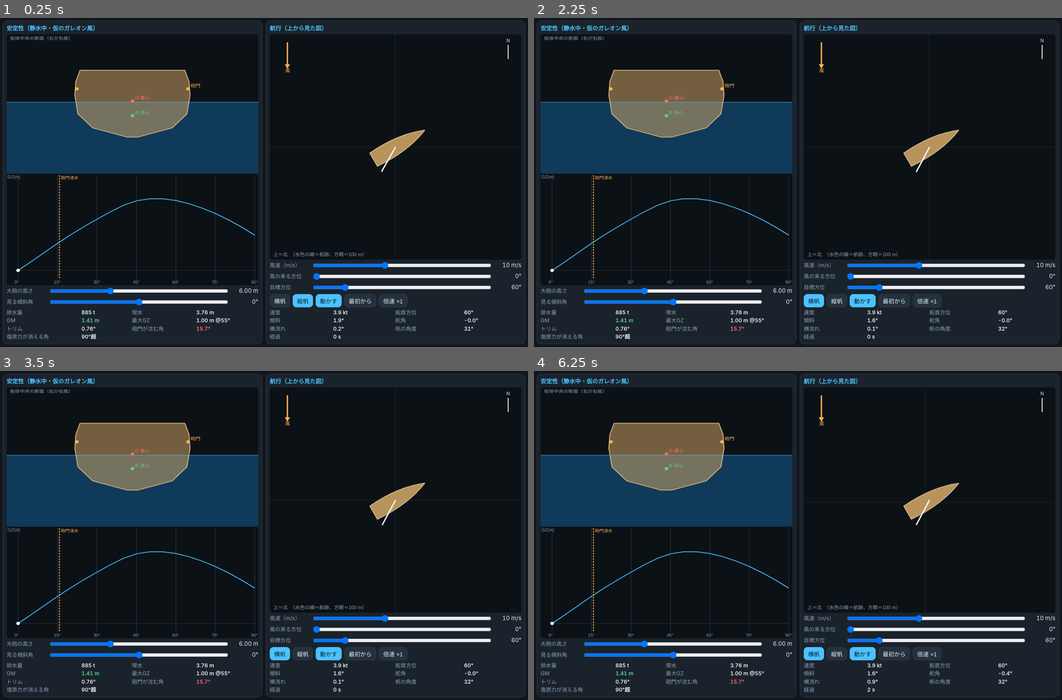
Above: before the commit, frames 1-4 (two rows, left to right).
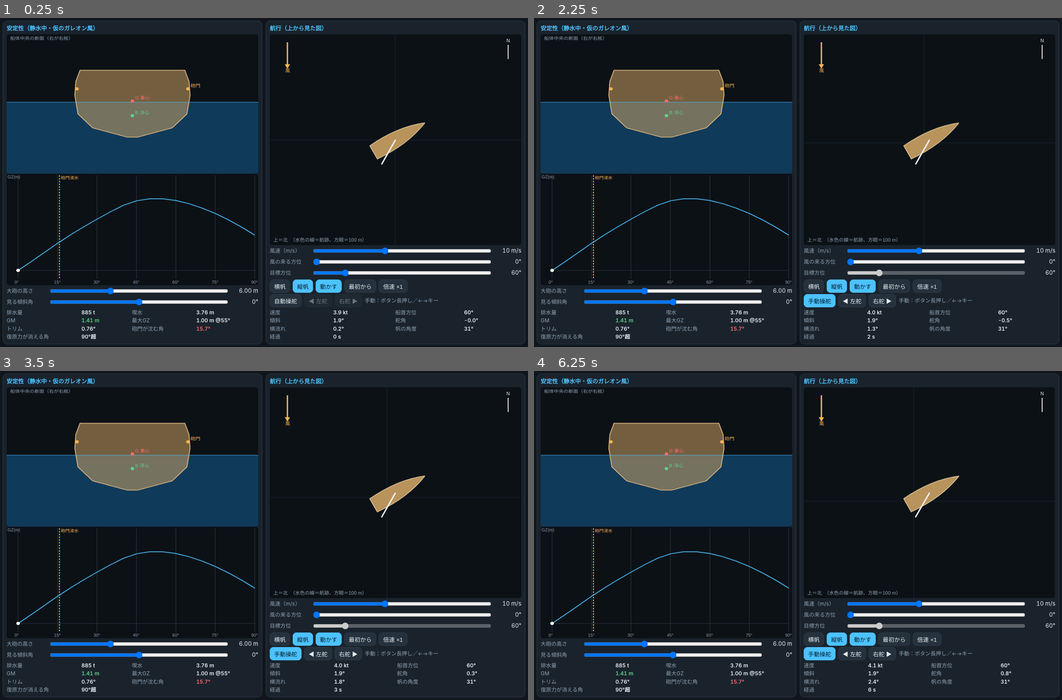
Above: after the commit, the same moments.

Repository: eitommkk1023-a11y/-history-simulation-game-restart
Game: browser game, page ship-viewer.html
Two runs of this game, one before a commit and one after it. Both use one fixed random seed, a clock stepped at 60 frames per second and the inputs below.
Inputs:
- Up to frame 1 (0.25 s): no input
- Up to frame 2 (2.25 s): hold Right 1.03-1.53 s; hold Down 1.58-1.85 s; hold Left from 1.9 s (still down); click "横帆" (after the commit: "自動操舵") at 2.02 s
- Up to frame 3 (3.5 s): release Left at 2.47 s; hold Right 2.52-3.18 s; tap A at 2.52 s; hold Left from 3.23 s (still down); click "最初から" (after the commit: "右舵 ▶") at 3.27 s
- Up to frame 4 (6.25 s): tap D at 3.52 s; release Left at 3.67 s; hold Down 3.72-4.05 s; hold Right 4.1-4.6 s; click "最初から" (after the commit: "右舵 ▶") at 4.52 s; hold Down 4.65-4.92 s; hold Left 4.97-5.53 s; hold Right from 5.58 s (still down)

The runs differ from the first frame. In frame 1, 4.0% of the frame differs, in the area x 51-99%, y 31-88%; in frame 2, 4.1%; in frame 3, 4.3%; in frame 4, 4.3%, in the area x 51-99%, y 4-98%.

Commit message:
Add manual helm controls to ship viewer
Co-Authored-By: Claude Sonnet 5.5 <noreply@anthropic.com>
Claude-Session: https://claude.ai/code/session_011WhVvyaFbTMQy7b9FjFXGU

Diff:
--- a/ship-viewer.html
+++ b/ship-viewer.html
@@ -18,6 +18,7 @@
 .stats{display:grid;grid-template-columns:repeat(4,auto);gap:2px 10px;margin-top:4px;font-size:12px}
 .stats span{color:var(--mu)}.stats b{font-weight:600;font-variant-numeric:tabular-nums}
 button{background:#25323d;color:var(--tx);border:1px solid var(--ln);border-radius:8px;padding:3px 9px;font-size:13px;min-height:30px}
+button:disabled{opacity:.4}
 button.on{background:var(--ac);color:#04202e;border-color:var(--ac)}
 .btns{display:flex;gap:6px;margin-top:3px;flex-wrap:wrap}
 .warn{color:var(--wn)}.bad{color:var(--bd)}.good{color:var(--ok)}
@@ -35,6 +36,7 @@
   <div class="row"><label>風の来る方位</label><input id="wd" type="range" min="0" max="359" step="1" value="0"><output id="wdO"></output></div>
   <div class="row"><label>目標方位</label><input id="hd" type="range" min="0" max="359" step="1" value="60"><output id="hdO"></output></div>
   <div class="btns"><button id="bSq">横帆</button><button id="bFa" class="on">縦帆</button><button id="bRun" class="on">動かす</button><button id="bRst">最初から</button><button id="bX2">倍速 ×1</button></div>
+  <div class="btns"><button id="bMan">自動操舵</button><button id="bL" disabled>◀ 左舵</button><button id="bR" disabled>右舵 ▶</button><span style="color:var(--mu);font-size:12px;align-self:center">手動：ボタン長押し／←→キー</span></div>
   <div class="stats" id="st2"></div>
  </section>
 </div>
@@ -916,7 +918,7 @@
 }
 
 // ---------- navigation panel ----------
-let vessel = null, sailType = 'foreAndAft', running = true, speedX = 1, trail = [];
+let manual = false, held = 0, vessel = null, sailType = 'foreAndAft', running = true, speedX = 1, trail = [];
 function resetVessel() {
   vessel = Ship.createVessel({ ship, analysis, rudder: { x: 0.5, areaM2: 6 }, sails: [{ id: 's', type: sailType, areaM2: 500, x: 21, zCe: 12 }] });
   vessel.state.psi = +$('hd').value * DEG; vessel.state.u = 2; trail = [];
@@ -952,7 +954,7 @@
 }
 function tick(now) {
   const dt = Math.min((now - last) / 1000, 0.1); last = now;
-  if (running) { acc += dt * speedX; let n = 0; while (acc >= 0.1 && n++ < 40) { acc -= 0.1; if (frame++ % 10 === 0) vessel.autoTrim(env()); vessel.steerTowards(+$('hd').value); ves …(136 unchanged characters)…
+  if (running) { acc += dt * speedX; let n = 0; while (acc >= 0.1 && n++ < 40) { acc -= 0.1; if (frame++ % 10 === 0) vessel.autoTrim(env()); if (manual) vessel.setRudder(held * 25); else vessel.steerTowards(+$('hd').value); ves …(136 unchanged characters)…
   drawNav(); requestAnimationFrame(tick);
 }
 // ---------- wiring ----------
@@ -964,6 +966,11 @@
 $('bRun').onclick = () => { running = !running; $('bRun').classList.toggle('on', running); $('bRun').textContent = running ? '動かす' : '止めた'; };
 $('bRst').onclick = resetVessel;
 $('bX2').onclick = () => { speedX = speedX === 1 ? 4 : speedX === 4 ? 10 : 1; $('bX2').textContent = '倍速 ×' + speedX; };
+const setManual = (m) => { manual = m; held = 0; $('bMan').classList.toggle('on', m); $('bMan').textContent = m ? '手動操舵' : '自動操舵'; $('bL').disabled = $('bR').disabled = !m; $('hd').disabled = m; };
+$('bMan').onclick = () => setManual(!manual);
+[['bL', -1], ['bR', 1]].forEach(([id, d]) => { const b = $(id); b.addEventListener('pointerdown', (e) => { e.preventDefault(); held = d; }); ['pointerup', 'pointerleave', 'pointercancel'].forEach((t) => b.addEventListener(t, () => { if (held === d) held = 0; })); });
+addEventListener('keydown', (e) => { if (!manual) return; if (e.key === 'ArrowLeft' || e.key === 'a') held = -1; if (e.key === 'ArrowRight' || e.key === 'd') held = 1; });
+addEventListener('keyup', (e) => { if (['ArrowLeft', 'ArrowRight', 'a', 'd'].includes(e.key)) held = 0; });
 addEventListener('resize', drawStability);
 buildShip(); resetVessel(); out(); drawStability();
 window.__viewer = { Ship, get vessel() { return vessel; }, get analysis() { return analysis; } };
--- a/tools/ship-viewer.template.html
+++ b/tools/ship-viewer.template.html
@@ -18,6 +18,7 @@
 .stats{display:grid;grid-template-columns:repeat(4,auto);gap:2px 10px;margin-top:4px;font-size:12px}
 .stats span{color:var(--mu)}.stats b{font-weight:600;font-variant-numeric:tabular-nums}
 button{background:#25323d;color:var(--tx);border:1px solid var(--ln);border-radius:8px;padding:3px 9px;font-size:13px;min-height:30px}
+button:disabled{opacity:.4}
 button.on{background:var(--ac);color:#04202e;border-color:var(--ac)}
 .btns{display:flex;gap:6px;margin-top:3px;flex-wrap:wrap}
 .warn{color:var(--wn)}.bad{color:var(--bd)}.good{color:var(--ok)}
@@ -35,6 +36,7 @@
   <div class="row"><label>風の来る方位</label><input id="wd" type="range" min="0" max="359" step="1" value="0"><output id="wdO"></output></div>
   <div class="row"><label>目標方位</label><input id="hd" type="range" min="0" max="359" step="1" value="60"><output id="hdO"></output></div>
   <div class="btns"><button id="bSq">横帆</button><button id="bFa" class="on">縦帆</button><button id="bRun" class="on">動かす</button><button id="bRst">最初から</button><button id="bX2">倍速 ×1</button></div>
+  <div class="btns"><button id="bMan">自動操舵</button><button id="bL" disabled>◀ 左舵</button><button id="bR" disabled>右舵 ▶</button><span style="color:var(--mu);font-size:12px;align-self:center">手動：ボタン長押し／←→キー</span></div>
   <div class="stats" id="st2"></div>
  </section>
 </div>
@@ -98,7 +100,7 @@
 }
 
 // ---------- navigation panel ----------
-let vessel = null, sailType = 'foreAndAft', running = true, speedX = 1, trail = [];
+let manual = false, held = 0, vessel = null, sailType = 'foreAndAft', running = true, speedX = 1, trail = [];
 function resetVessel() {
   vessel = Ship.createVessel({ ship, analysis, rudder: { x: 0.5, areaM2: 6 }, sails: [{ id: 's', type: sailType, areaM2: 500, x: 21, zCe: 12 }] });
   vessel.state.psi = +$('hd').value * DEG; vessel.state.u = 2; trail = [];
@@ -134,7 +136,7 @@
 }
 function tick(now) {
   const dt = Math.min((now - last) / 1000, 0.1); last = now;
-  if (running) { acc += dt * speedX; let n = 0; while (acc >= 0.1 && n++ < 40) { acc -= 0.1; if (frame++ % 10 === 0) vessel.autoTrim(env()); vessel.steerTowards(+$('hd').value); ves …(136 unchanged characters)…
+  if (running) { acc += dt * speedX; let n = 0; while (acc >= 0.1 && n++ < 40) { acc -= 0.1; if (frame++ % 10 === 0) vessel.autoTrim(env()); if (manual) vessel.setRudder(held * 25); else vessel.steerTowards(+$('hd').value); ves …(136 unchanged characters)…
   drawNav(); requestAnimationFrame(tick);
 }
 // ---------- wiring ----------
@@ -146,6 +148,11 @@
 $('bRun').onclick = () => { running = !running; $('bRun').classList.toggle('on', running); $('bRun').textContent = running ? '動かす' : '止めた'; };
 $('bRst').onclick = resetVessel;
 $('bX2').onclick = () => { speedX = speedX === 1 ? 4 : speedX === 4 ? 10 : 1; $('bX2').textContent = '倍速 ×' + speedX; };
+const setManual = (m) => { manual = m; held = 0; $('bMan').classList.toggle('on', m); $('bMan').textContent = m ? '手動操舵' : '自動操舵'; $('bL').disabled = $('bR').disabled = !m; $('hd').disabled = m; };
+$('bMan').onclick = () => setManual(!manual);
+[['bL', -1], ['bR', 1]].forEach(([id, d]) => { const b = $(id); b.addEventListener('pointerdown', (e) => { e.preventDefault(); held = d; }); ['pointerup', 'pointerleave', 'pointercancel'].forEach((t) => b.addEventListener(t, () => { if (held === d) held = 0; })); });
+addEventListener('keydown', (e) => { if (!manual) return; if (e.key === 'ArrowLeft' || e.key === 'a') held = -1; if (e.key === 'ArrowRight' || e.key === 'd') held = 1; });
+addEventListener('keyup', (e) => { if (['ArrowLeft', 'ArrowRight', 'a', 'd'].includes(e.key)) held = 0; });
 addEventListener('resize', drawStability);
 buildShip(); resetVessel(); out(); drawStability();
 window.__viewer = { Ship, get vessel() { return vessel; }, get analysis() { return analysis; } };
